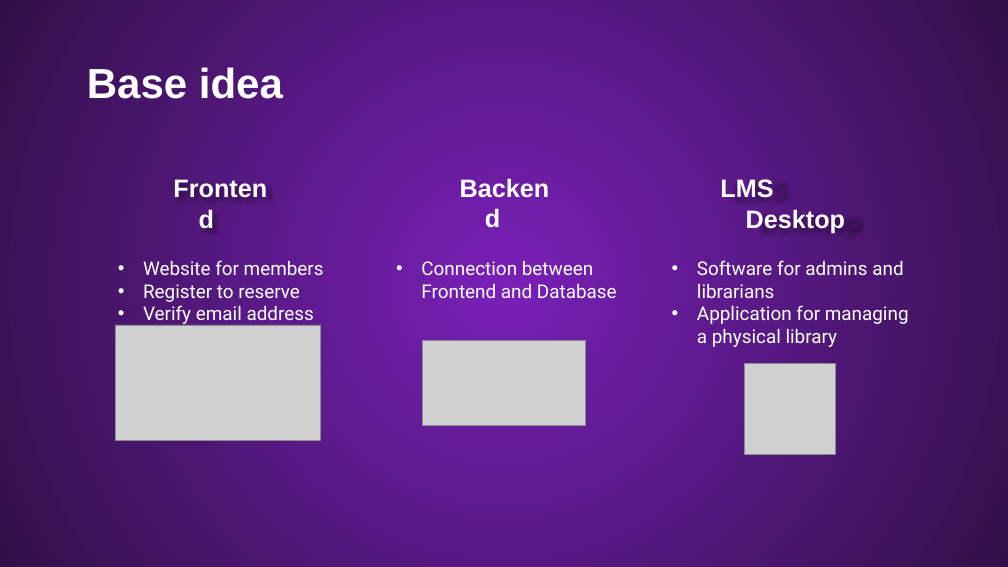
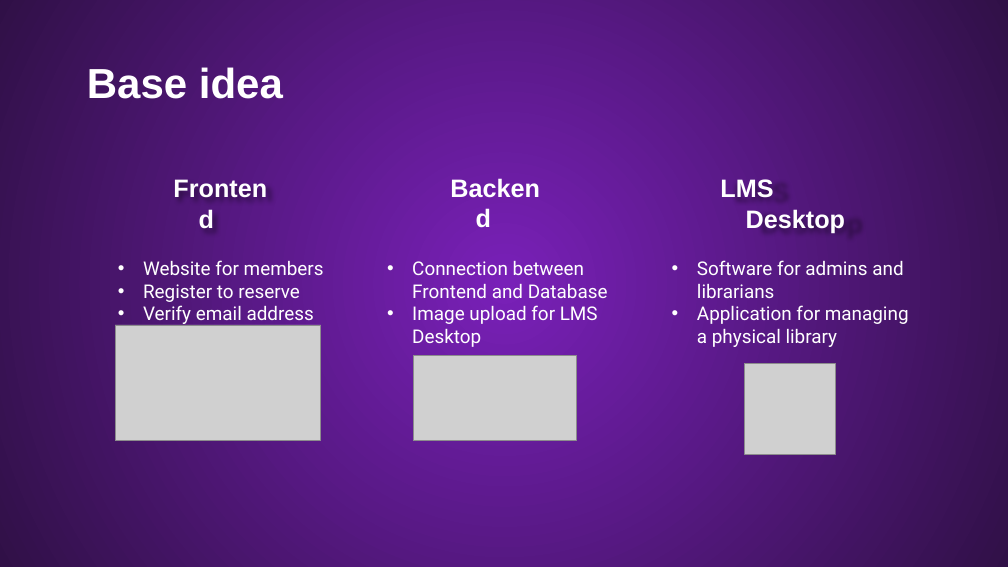
Before and after one commit to Palacsinta002/LMS, a slide deck: slide 10 of Presentation/LMS Presentation.pptx. Drawn at 1008x567 pixels with LibreOffice and Linux fonts; fonts in the diff are those of the drawing; grey boxes stand for pictures; background and template pictures are left out. Boxes give left, top, right and bottom in pixels: in the first picture for what was removed or moved away, otherwise in the second. Text is boxed around its words. In the diff, an @@ line names an element or a change of style, - is before the commit and + after.

Commit message:
2025-05-16 15:26:59

```diff
--- a/Presentation/LMS Presentation.pptx
+++ b/Presentation/LMS Presentation.pptx
@@ text "Backend": place and size @@
-text "Backend" at bbox=[439, 196, 569, 240]
+text "Backend" at bbox=[430, 196, 560, 240]
@@ text "Connection between Frontend and Database": place and size @@
-text "Connection between Frontend and Database" at bbox=[421, 261, 617, 298]
+text "Connection between Frontend and Database" at bbox=[412, 261, 608, 347]
@@ text at bbox=[412, 305, 598, 347]: paragraph added @@
+• Image upload for LMS Desktop
@@ picture: place and size @@
-picture at bbox=[423, 340, 586, 426]
+picture at bbox=[414, 355, 577, 441]
```
Also in this commit, not shown: 8 other slides changed.
